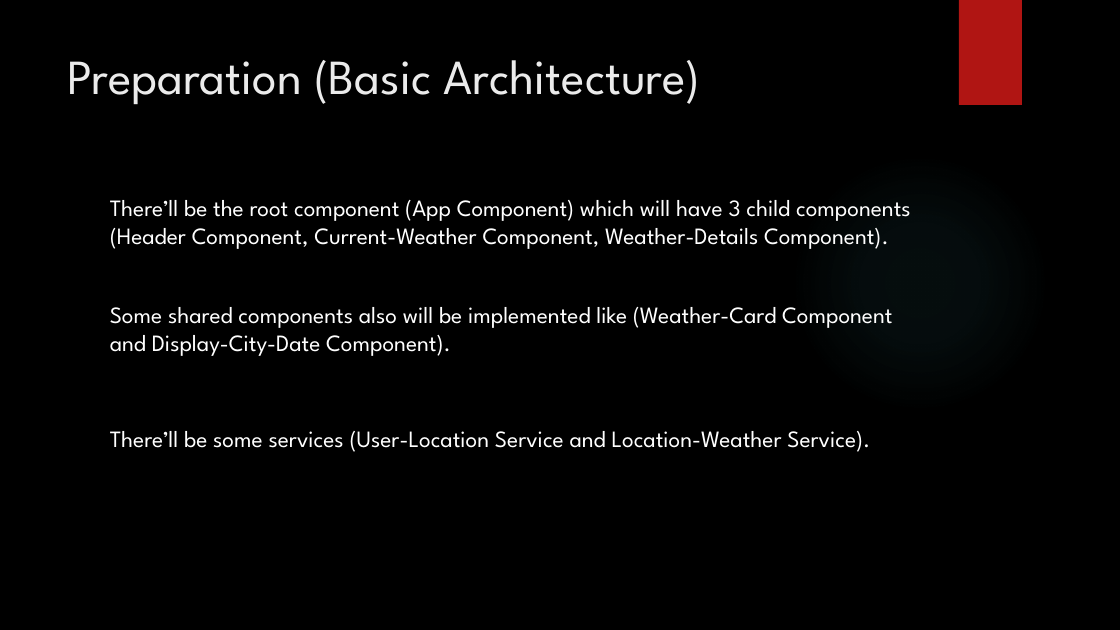
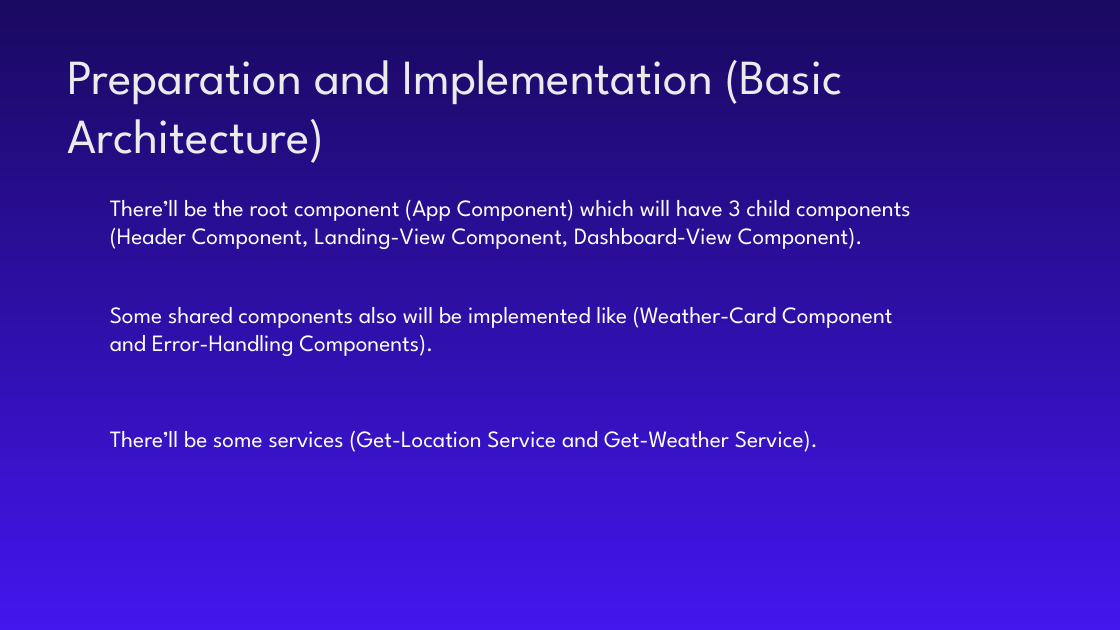
Before and after one commit to KhaledMhmd/Weather-Application, a slide deck: slide 9 of Presentation/Weather Website.pptm (slide 6 before the commit). Drawn at 1120x630 pixels with LibreOffice and Linux fonts; fonts in the diff are those of the drawing; background and template pictures are left out. Boxes give left, top, right and bottom in pixels: in the first picture for what was removed or moved away, otherwise in the second. Text is boxed around its words. In the diff, an @@ line names an element or a change of style, - is before the commit and + after.

```diff
--- a/Presentation/Weather Website.pptm
+++ b/Presentation/Weather Website.pptm
@@ background picture (left out) to gradient #1A0961 to #4216ED @@
@@ rectangle removed at (959, 0, 1022, 105) @@
@@ title at (68, 60, 842, 163): text changed @@
-Preparation (Basic Architecture)
+Preparation and Implementation (Basic Architecture)
@@ ellipse removed at (791, 154, 1049, 413) @@
@@ text at (110, 200, 911, 452): text changed @@
-There’ll be the root component (App Component) which will have 3 child components (Header Component, Current-Weather Component, Weather-Details Component).
-Some shared components also will be implemented like (Weather-Card Component and Display-City-Date Component).
-There’ll be some services (User-Location Service and Location-Weather Service).
+There’ll be the root component (App Component) which will have 3 child components (Header Component, Landing-View Component, Dashboard-View Component).
+Some shared components also will be implemented like (Weather-Card Component and Error-Handling Components).
+There’ll be some services (Get-Location Service and Get-Weather Service).
```
Also in this commit, not shown: 4 other slides changed, 6 slides added, 1 slide removed, 21 other files.
